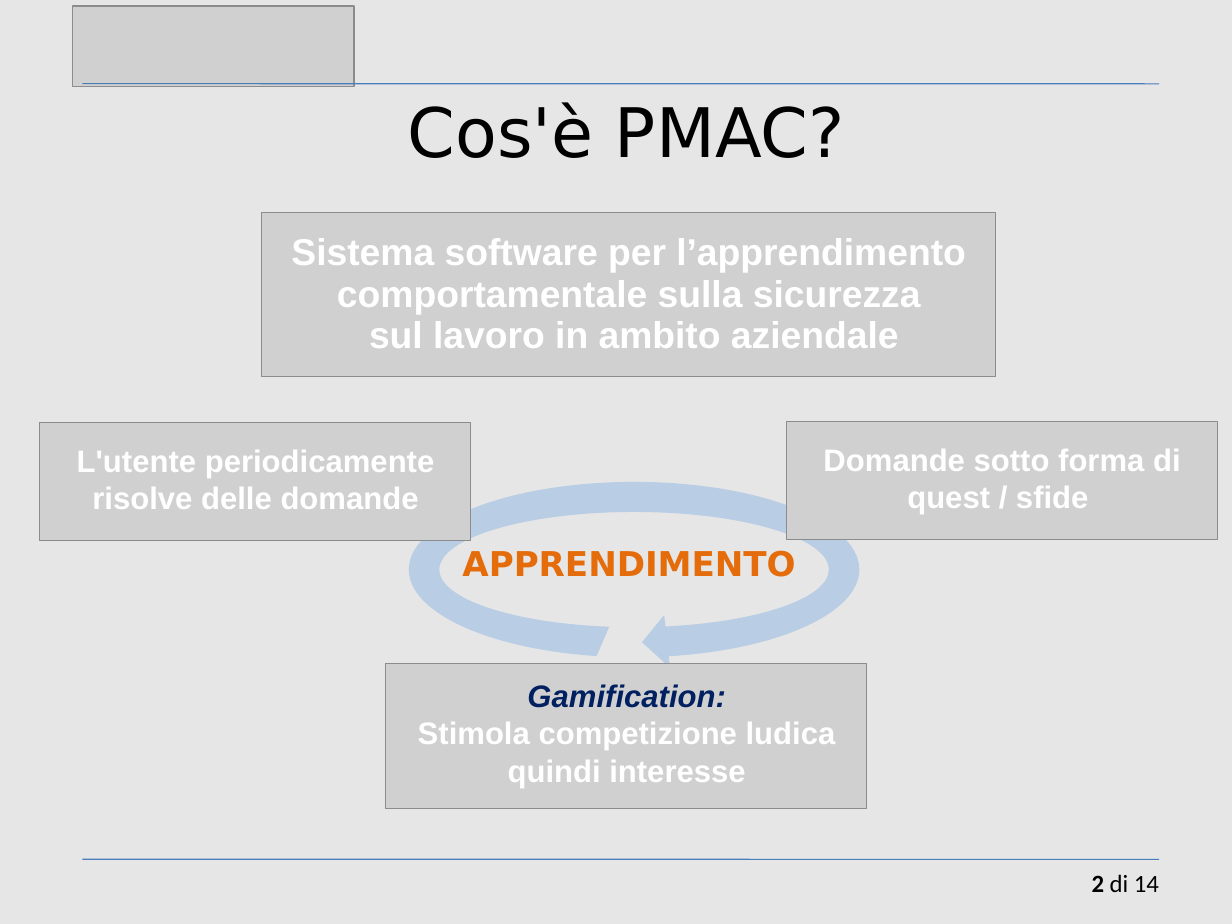
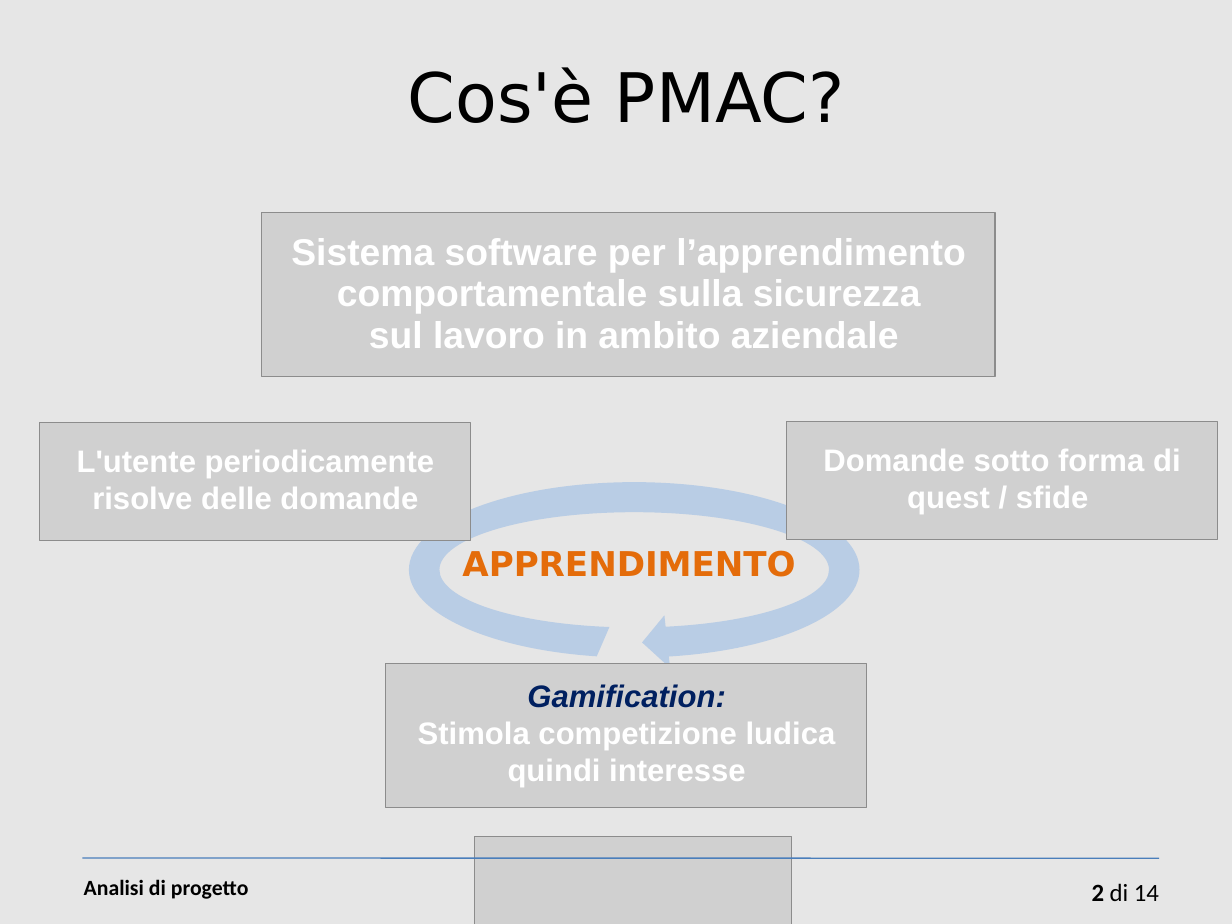
Before and after one commit to sevenfold-IS2011/woty_SGP, a slide deck: slide 2 of 1 descrizione del progetto/Presentazione-cap1.ppt. Drawn at 1232x924 pixels with LibreOffice and Linux fonts; fonts in the diff are those of the drawing; grey boxes stand for pictures. Boxes give left, top, right and bottom in pixels: in the first picture for what was removed or moved away, otherwise in the second. Text is boxed around its words. In the diff, an @@ line names an element or a change of style, - is before the commit and + after.

```diff
--- a/1 descrizione del progetto/Presentazione-cap1.ppt
+++ b/1 descrizione del progetto/Presentazione-cap1.ppt
@@ text "Cos'è PMAC?": place and size @@
-text "Cos'è PMAC?" at <box>408,102,844,158</box>
+text "Cos'è PMAC?" at <box>408,67,844,123</box>
@@ line removed from (83, 84) to (1159, 84) @@
@@ picture: place and size @@
-picture at <box>73,6,354,86</box>
+picture at <box>475,836,793,924</box>
@@ line (83, 859) - (1159, 859): stroke #4A7EBB 0.74 pt to #4A7EBB 0.85 pt @@
@@ text added at <box>84,879,249,899</box>, 14 pt, text #000000, bold @@
+Analisi di progetto
@@ page number: place and size @@
-page number at <box>1092,874,1159,892</box>
+page number at <box>1092,883,1159,901</box>
```
Also in this commit, not shown: 11 other slides changed, 2 slides added, 4 slides removed, 1 other file.
